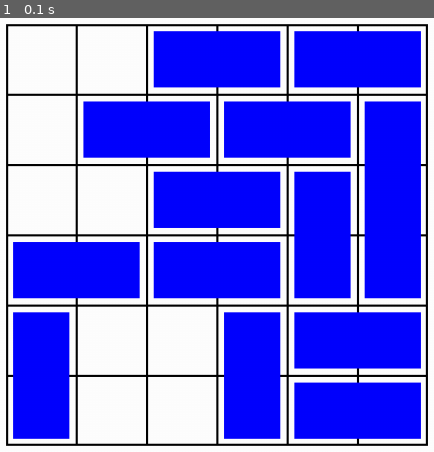
Above: before the commit, frame 1.
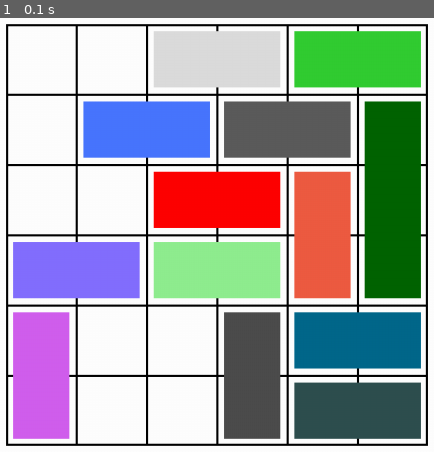
Above: after the commit, the same moment.

Repository: pluumenbrownie/rush_hour
Game: pygame game, started from code/pygame_rushhour.py
Two runs of this game, one before a commit and one after it. Both use one fixed random seed, a clock stepped at 60 frames per second and the inputs below.
Inputs:
- Up to frame 1 (0.1 s): no input

The runs differ from the first frame. In frame 1, 52% of the frame differs, in the area x 2-98%, y 2-98%.

Commit message:
Added color to vehicle class and pygame

Diff:
--- a/code/pygame_rushhour.py
+++ b/code/pygame_rushhour.py
@@ -1,5 +1,11 @@
+import pygame
+from pygame.colordict import THECOLORS
+import random as rd
+
 from models import RushHour
-import pygame
+
+
+COLOR_NAMES = [name for name in THECOLORS.keys()]
 
 
 class PygameRushHour(RushHour):
@@ -16,6 +22,17 @@
         self.dt = 0
 
         self.player_pos = pygame.Vector2(self.screen.get_width() / 2, self.screen.get_height() / 2)
+        self.color_vehicles()
+
+
+    def color_vehicles(self) -> None:
+        vehicles = self.get_vehicles()
+        for vehicle in vehicles.values():
+            if vehicle.id == "X":
+                vehicle.color = "red"
+            else:
+                vehicle.color = rd.choice(COLOR_NAMES)
+
 
     def start(self) -> None:
         running = True
@@ -52,8 +69,9 @@
                 veh_y = board_start_top + (line_spacing * (tiles_occupied[0][1] - 1)) + car_margin
                 veh_width = line_spacing * (tiles_occupied[-1][0] - tiles_occupied[0][0] + 1) - 2 * car_margin
                 veh_height = line_spacing * (tiles_occupied[-1][1] - tiles_occupied[0][1] + 1) - 2 * car_margin
+
                 vehicle_rect = pygame.Rect(veh_x, veh_y, veh_width, veh_height)
-                pygame.draw.rect(self.screen, "blue", vehicle_rect)
+                pygame.draw.rect(self.screen, vehicle.color, vehicle_rect)
 
 
             keys = pygame.key.get_pressed()
--- a/code/vehicle.py
+++ b/code/vehicle.py
@@ -10,6 +10,7 @@
         self.col = col
         self.row = row
         self.size = 0
+        self.color = "None"
 
     def get_tiles_occupied(self) -> list[tuple[int, int]]:
         """Return a list of coordinate tuples occupied by the vehicle."""
